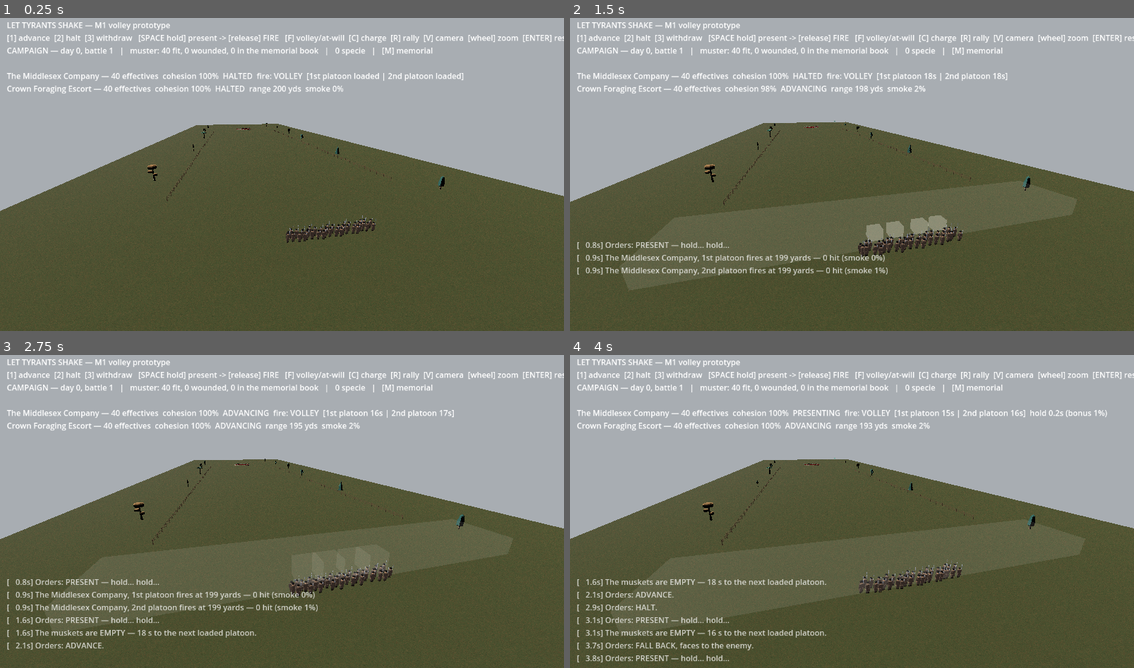
Above: before the commit, frames 1-4 (two rows, left to right).
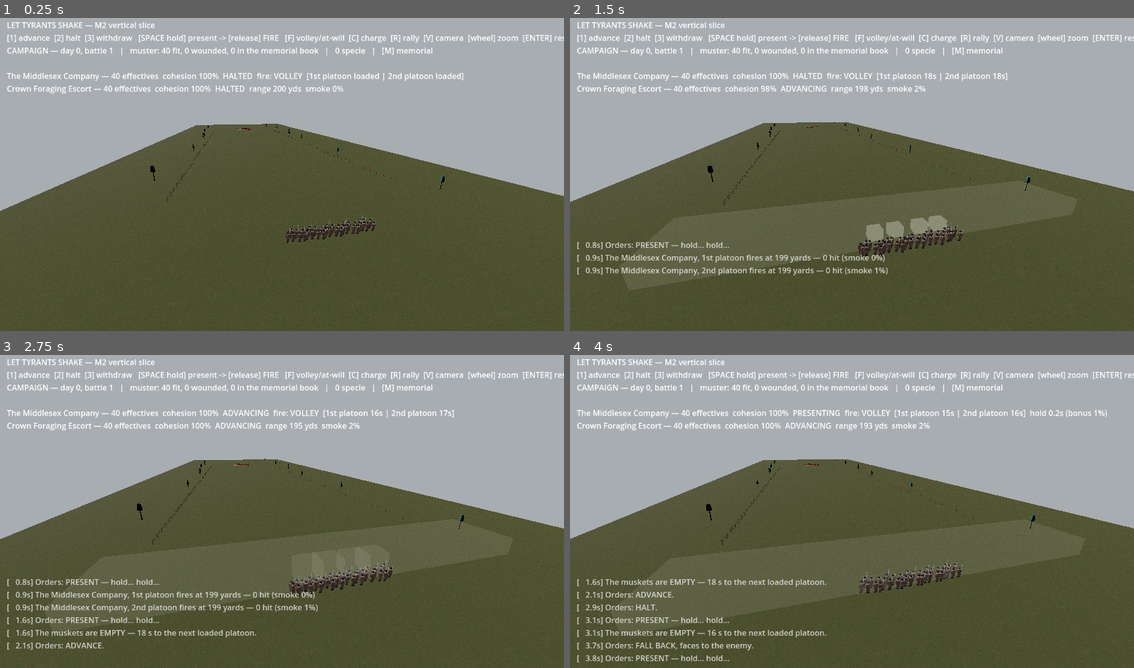
Above: after the commit, the same moments.

Repository: brassica-research/AmGameDev
Game: Godot game, scene res://scenes/main.tscn
Same seed, same stepped clock (60 frames per second), same inputs: the game is played once before the commit and once after it.
Inputs (mouse positions are in pixels of both pictures, inside the frame that each line leads up to):
- Up to frame 1 (0.25 s): no input
- Up to frame 2 (1.5 s): tap Enter at 0.5, 0.6, 1.35 s; move the mouse to (976, 155) at 0.52 s; hold D 0.53-1.28 s; click (976, 155) at 0.67 s; tap Space at 0.77 s; move the mouse to (739, 187) at 1.27 s; hold Down from 1.28 s (still down)
- Up to frame 3 (2.75 s): tap Space at 1.52 s; move the mouse to (338, 439) at 2.02 s; release Down at 2.03 s; hold D from 2.03 s (still down); tap 1 at 2.1 s; tap Enter at 2.3 s
- Up to frame 4 (4 s): move the mouse to (823, 574) at 2.77 s; release D at 2.78 s; hold Up 2.78-3.53 s; tap 2 at 2.85 s; click (823, 574) at 2.92 s; tap Space at 3.02, 3.77 s; tap Enter at 3.05, 3.8 s; move the mouse to (1021, 558) at 3.52 s; hold Down from 3.53 s (still down); tap 3 at 3.6 s

The runs differ from the first frame. In frame 1, 0.2% of the frame differs, in the area x 18-79%, y 1-55%; in frame 2, 0.2%; in frame 3, 0.2%; in frame 4, 0.2%, in the area x 18-83%, y 1-56%.

Commit message:
Capture 15: film Lexington Green; curate CC0 trees to the biome
- Tree shim reject-list: Kenney's nature kit is every biome at once —
  palms, cacti, and stylized cones now filtered out, leaving oaks,
  pines, and plain broadleafs in spring color for a Massachusetts
  field. (Caught before filming: the shim would happily have put a
  palm tree on Lexington Green.)
- Capture workflow records the Lexington scenario end-to-end this
  round (approach, demand, standoff, the shot, the volley, the rout),
  stills at duration fractions.
- HUD title finally reads M2.

Co-Authored-By: Claude Fable 5 <noreply@anthropic.com>
Claude-Session: https://claude.ai/code/session_011s6bQt1Uq6U6CpxEsZ7XW3

Diff:
--- a/game/src/presentation/battle_scene.gd
+++ b/game/src/presentation/battle_scene.gd
@@ -651,7 +651,7 @@
 	var pc := sim.get_company(PLAYER_ID)
 	var foe := sim.nearest_enemy(pc) if pc != null else null
 	var lines: Array[String] = []
-	lines.append("LET TYRANTS SHAKE — M1 volley prototype")
+	lines.append("LET TYRANTS SHAKE — M2 vertical slice")
 	lines.append("[1] advance  [2] halt  [3] withdraw   [SPACE hold] present -> [release] FIRE   [F] volley/at-will  [C] charge  [R] rally  [V] camera  [wheel] zoom  [ENTER] restart")
 	if sim.night:
 		var alarm := "THE ALARM IS RAISED" if sim.alarm_raised else "silence — the columns are undiscovered"
--- a/game/src/presentation/colonial_lib.gd
+++ b/game/src/presentation/colonial_lib.gd
@@ -250,10 +250,23 @@
 	return true
 
 
+## Kenney's nature kit is every biome at once — keep only what grows in
+## Massachusetts (oaks, pines, plain broadleafs), in spring colors.
+const TREE_REJECT := ["palm", "cactus", "blocks", "cone", "plateau", "_fall", "snow"]
+
+
 ## A bare winter/early-spring tree: a CC0 model when the nature pack is
 ## fetched, else trunk and a few reaching branch boxes.
 static func make_bare_tree(parent: Node3D, pos: Vector3, seed_v: int) -> void:
-	var picks := thirdparty_glbs(THIRDPARTY_NATURE, "tree")
+	var picks: Array[String] = []
+	for p in thirdparty_glbs(THIRDPARTY_NATURE, "tree"):
+		var ok := true
+		for bad in TREE_REJECT:
+			if p.to_lower().contains(bad):
+				ok = false
+				break
+		if ok:
+			picks.append(p)
 	if not picks.is_empty():
 		var choice := picks[absi(_hash(seed_v)) % picks.size()]
 		if _instance_glb(parent, choice, pos, 3.6 + float(_hash(seed_v + 3) % 100) / 100.0 * 1.4, seed_v):
Not shown, changed: .github/workflows/demo-capture.yml
Not shown, changed: demo/capture-request.txt
